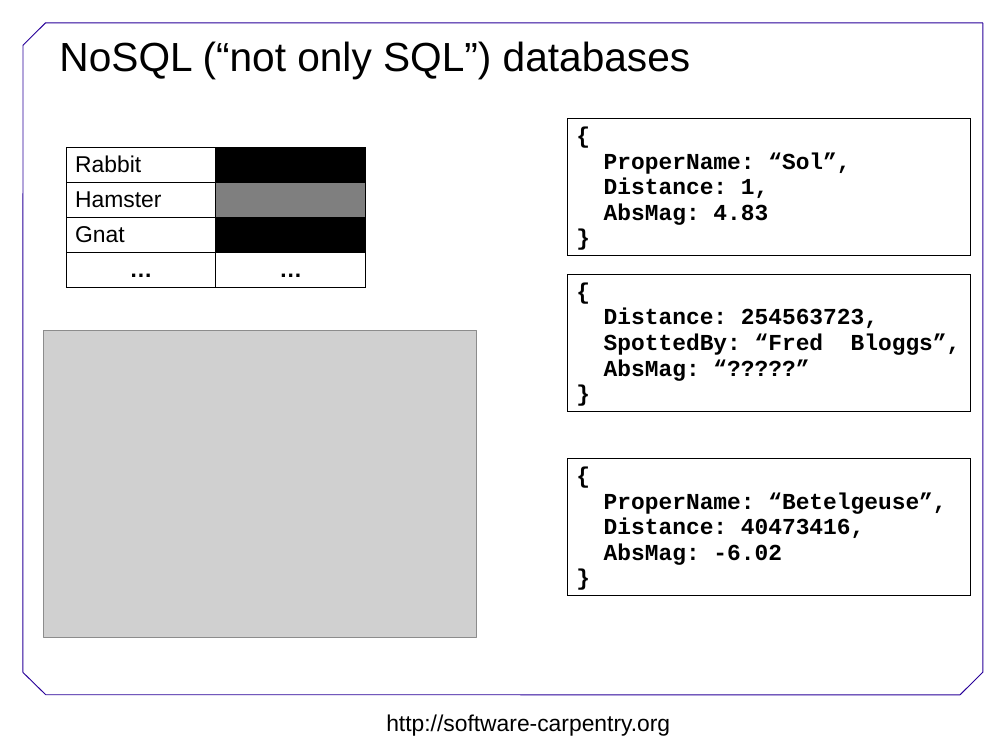
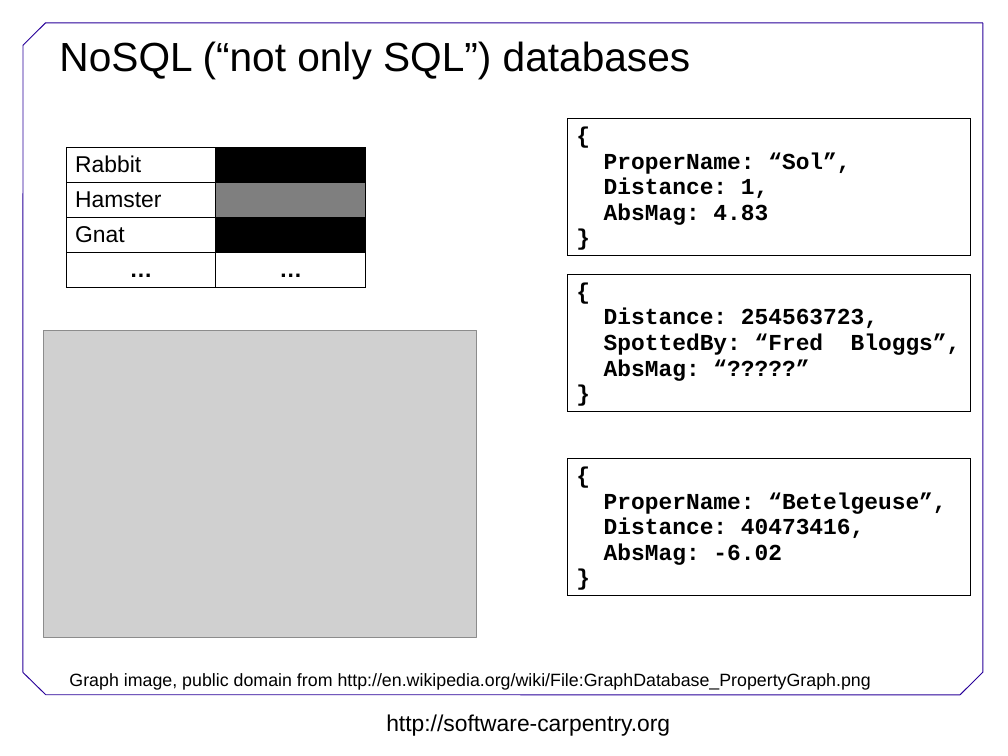
Before and after one commit to swcarpentry/DEPRECATED-boot-camps, a slide deck: slide 3 of data/Data.ppt. Drawn at 1008x756 pixels with LibreOffice and Linux fonts; fonts in the diff are those of the drawing; grey boxes stand for pictures; background and template pictures are left out. Boxes give left, top, right and bottom in pixels: in the first picture for what was removed or moved away, otherwise in the second. Text is boxed around its words. In the diff, an @@ line names an element or a change of style, - is before the commit and + after.

Commit message:
Added source of graph image

```diff
--- a/data/Data.ppt
+++ b/data/Data.ppt
@@ text added at [69,673,871,690], 14 pt, text #000000 @@
+Graph image, public domain from http://en.wikipedia.org/wiki/File:GraphDatabase_PropertyGraph.png
```
